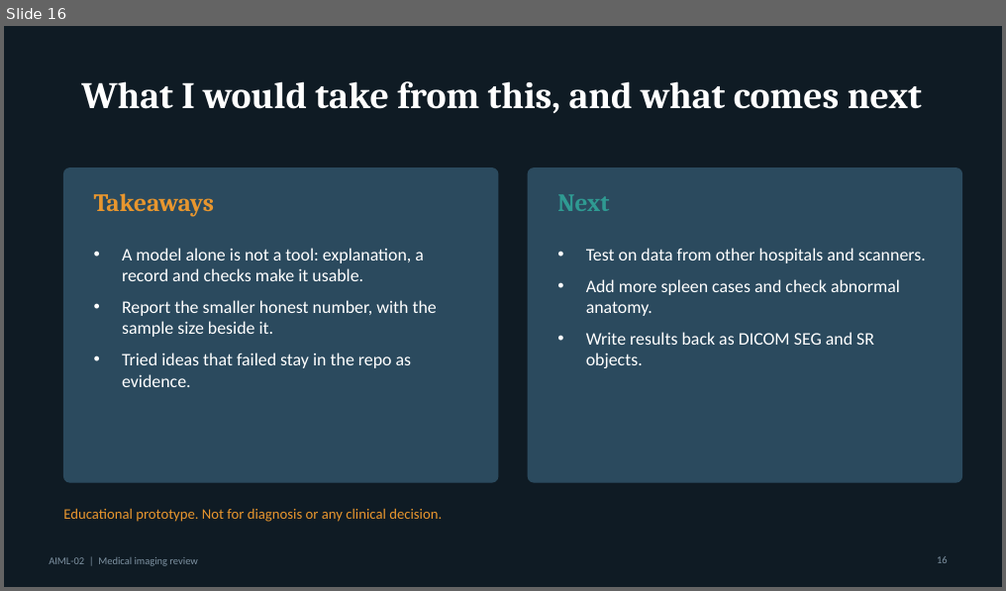
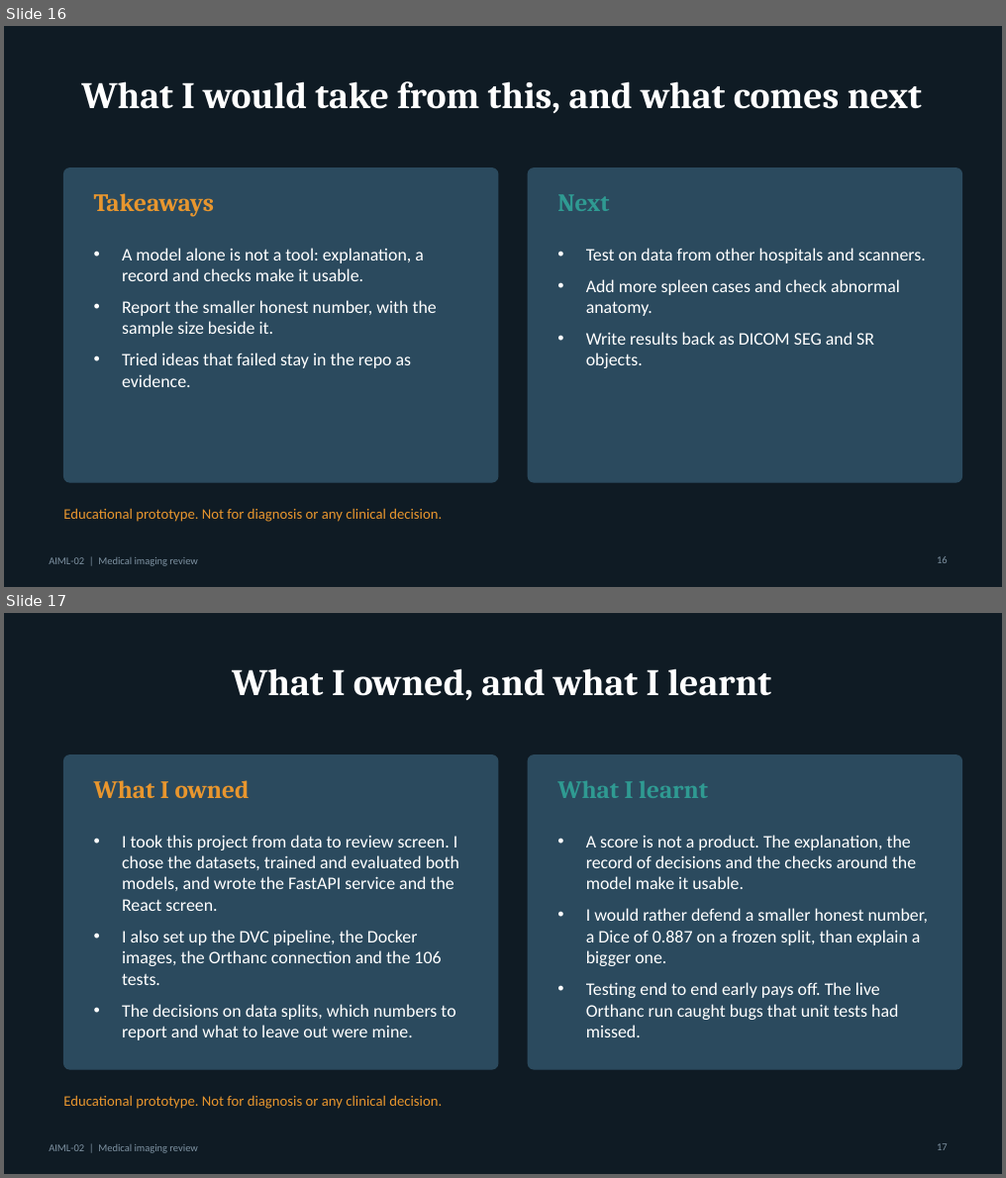
Before and after one commit to ram15x/nexvia-aiml-internship, a slide deck: AIML-02/deliverables/AIML02_Project1_Final.pptx. Shown one above the other, each under a label of ours: slide 16 before the commit, slides 16 and 17 after it. The pictures are 1006x591 and 1006x1178 pixels, drawn with LibreOffice and Linux fonts; fonts in the diff are those of the drawing. Boxes give left, top, right and bottom in pixels: in the first picture for what was removed or moved away, otherwise in the second. Text is boxed around its words. In the diff, an @@ line names an element or a change of style, - is before the commit and + after.

Commit message:
Correct test counts in AIML-02 docs; add ownership and learning slide to both decks

```diff
--- a/AIML-02/deliverables/AIML02_Project1_Final.pptx
+++ b/AIML-02/deliverables/AIML02_Project1_Final.pptx
@@ slide 17 added at (4,613,1002,1174), background #0F1B24; not listed: 1 template element that a slide beside it also shows @@
@@ title added at (232,668,771,700), 36 pt, text #FFFFFF, bold @@
+What I owned, and what I learnt
@@ rounded rectangle added at (63,756,498,1069), fill #2B4A5E, outline #2B4A5E 1 pt @@
@@ rounded rectangle added at (528,756,962,1069), fill #2B4A5E, outline #2B4A5E 1 pt @@
@@ text added at (94,780,250,798), 24 pt, text #E8962E, bold @@
+What I owned
@@ text added at (557,781,708,798), 24 pt, text #2F9A92, bold @@
+What I learnt
@@ text added at (122,835,459,1041), 17 pt, text #FFFFFF @@
+• I took this project from data to review screen. I chose the datasets, trained and evaluated both models, and wrote the FastAPI service and the React screen.
+• I also set up the DVC pipeline, the Docker images, the Orthanc connection and the 106 tests.
+• The decisions on data splits, which numbers to report and what to leave out were mine.
@@ text added at (586,835,928,1038), 17 pt, text #FFFFFF @@
+• A score is not a product. The explanation, the record of decisions and the checks around the model make it usable.
+• I would rather defend a smaller honest number, a Dice of 0.887 on a frozen split, than explain a bigger one.
+• Testing end to end early pays off. The live Orthanc run caught bugs that unit tests had missed.
@@ text added at (63,1095,442,1109), 14 pt, text #E8962E @@
+Educational prototype. Not for diagnosis or any clinical decision.
@@ page number added at (937,1144,947,1151), 10 pt, text #7E92A2 @@
+17
```
Also in this commit, not shown: 2 slides changed, 3 other files.
